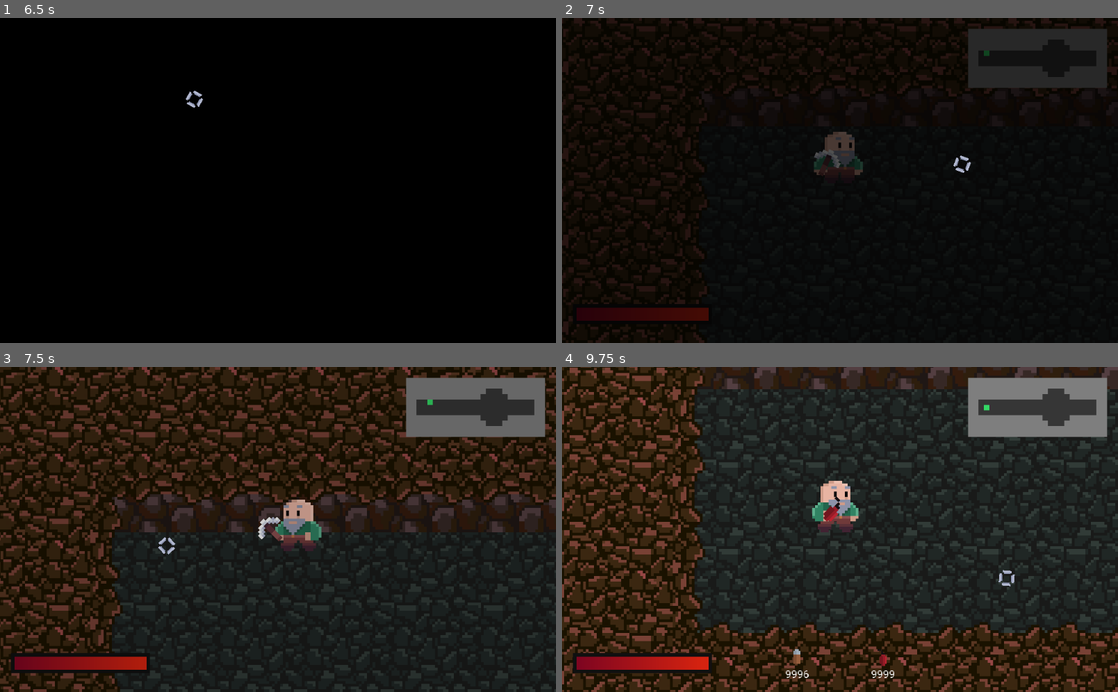
Above: before the commit, frames 1-4 (two rows, left to right).
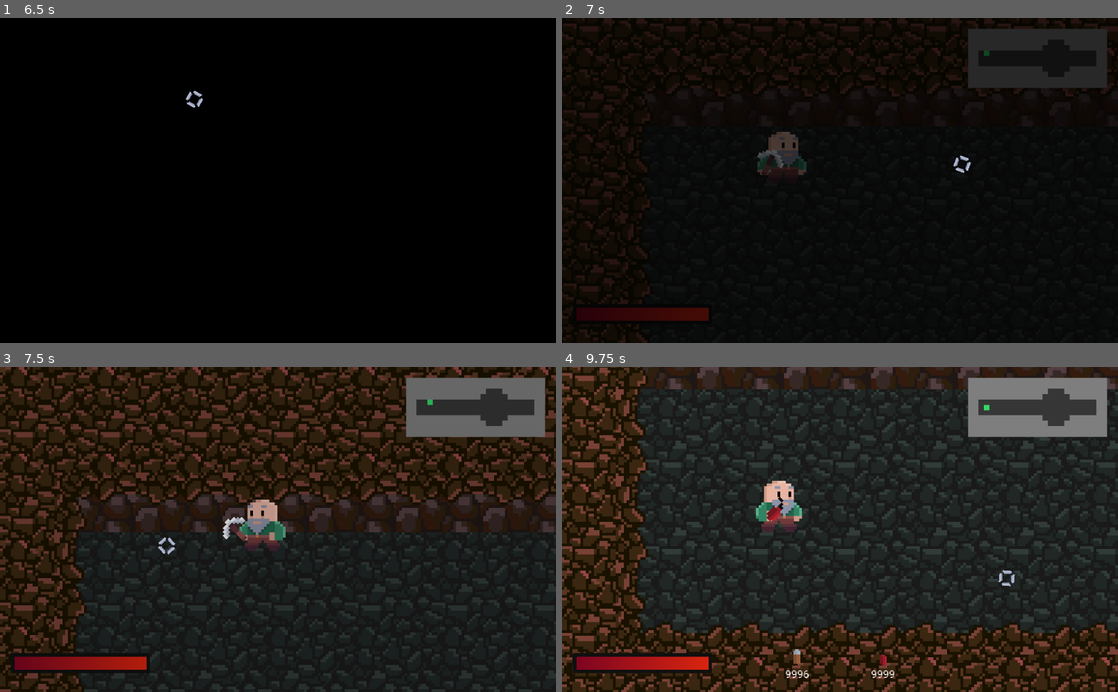
Above: after the commit, the same moments.

Repository: AyUpItsAli/Gunthers-Grotto-Coursework
Game: Godot game, scene res://World/Level/Level.tscn
Two runs of this game, one before a commit and one after it. Both use one fixed random seed, a clock stepped at 60 frames per second and the inputs below.
Inputs (mouse positions are in pixels of both pictures, inside the frame that each line leads up to):
- Up to frame 1 (6.5 s): tap Enter (force_exit_cave) at 0.5 s; move the mouse to (400, 164) at 0.52 s; hold D (move_right) 0.53-1.28 s; hold 3 (equip_dynamite) 0.53-1.28 s; move the mouse to (166, 196) at 1.27 s; hold S (move_down) 1.28-2.03 s; tap 1 (equip_pickaxe) at 1.35, 4.35 s; move the mouse to (333, 109) at 2.02 s; hold D (move_right) 2.03-2.78 s; hold 2 (equip_revolver) 2.03-2.78 s; move the mouse to (250, 245) at 2.77 s; hold W (move_up) 2.78-3.53 s; click (250, 245) at 2.85 s; move the mouse to (444, 229) at 3.52 s; hold 3 (equip_dynamite) 3.53-4.28 s; hold A (move_left) 3.53-5.03 s; tap M (load_magpie_level) at 4.15 s; move the mouse to (111, 131) at 4.27 s; move the mouse to (305, 180) at 5.02 s; hold S (move_down) 5.03-5.78 s; hold 2 (equip_revolver) 5.03-5.78 s; tap Space at 5.75 s; move the mouse to (194, 99) at 5.77 s; hold D (move_right) from 5.78 s (still down); click (194, 99) at 5.85 s
- Up to frame 2 (7 s): move the mouse to (962, 164) at 6.52 s; release D (move_right) at 6.53 s; hold W (move_up) from 6.53 s (still down); hold 3 (equip_dynamite) from 6.53 s (still down)
- Up to frame 3 (7.5 s): move the mouse to (166, 545) at 7.27 s; release W (move_up) at 7.28 s; release 3 (equip_dynamite) at 7.28 s; hold D (move_right) from 7.28 s (still down); tap 1 (equip_pickaxe) at 7.35 s
- Up to frame 4 (9.75 s): move the mouse to (895, 458) at 8.02 s; release D (move_right) at 8.03 s; hold S (move_down) 8.03-8.78 s; hold 2 (equip_revolver) 8.03-8.78 s; move the mouse to (812, 594) at 8.77 s; hold A (move_left) 8.78-9.53 s; click (812, 594) at 8.85 s; move the mouse to (1006, 578) at 9.52 s; hold W (move_up) from 9.53 s (still down); hold 3 (equip_dynamite) from 9.53 s (still down)

Frame 1 is identical in both runs. In frame 2, 5.7% of the frame differs, in the area x 0-100%, y 0-100%; in frame 3, 32%; in frame 4, 35%.

Commit message:
Setting up camera limits in the Magpie Level

Diff:
--- a/World/MagpieLevel/MagpieLevel.gd
+++ b/World/MagpieLevel/MagpieLevel.gd
@@ -12,6 +12,14 @@
 	# Update the minimap to display the layout of the magpie level
 	minimap.update_minimap(rock_layer)
 
+	# Setup the limits for the player's camera
+	var rect = rock_layer.get_used_rect()
+	var camera: Camera2D = player.get_camera()
+	camera.limit_left = (rect.position.x + 1) * Globals.CAVE_TILE_SIZE
+	camera.limit_top = (rect.position.y + 1) * Globals.CAVE_TILE_SIZE
+	camera.limit_right = (rect.position.x + rect.size.x - 1) * Globals.CAVE_TILE_SIZE
+	camera.limit_bottom = (rect.position.y + rect.size.y - 1) * Globals.CAVE_TILE_SIZE
+
 	# Fade out the loading screen
 	if loading_screen.visible:
 		var animations = loading_screen.get_node("LoadingScreenAnimations")
